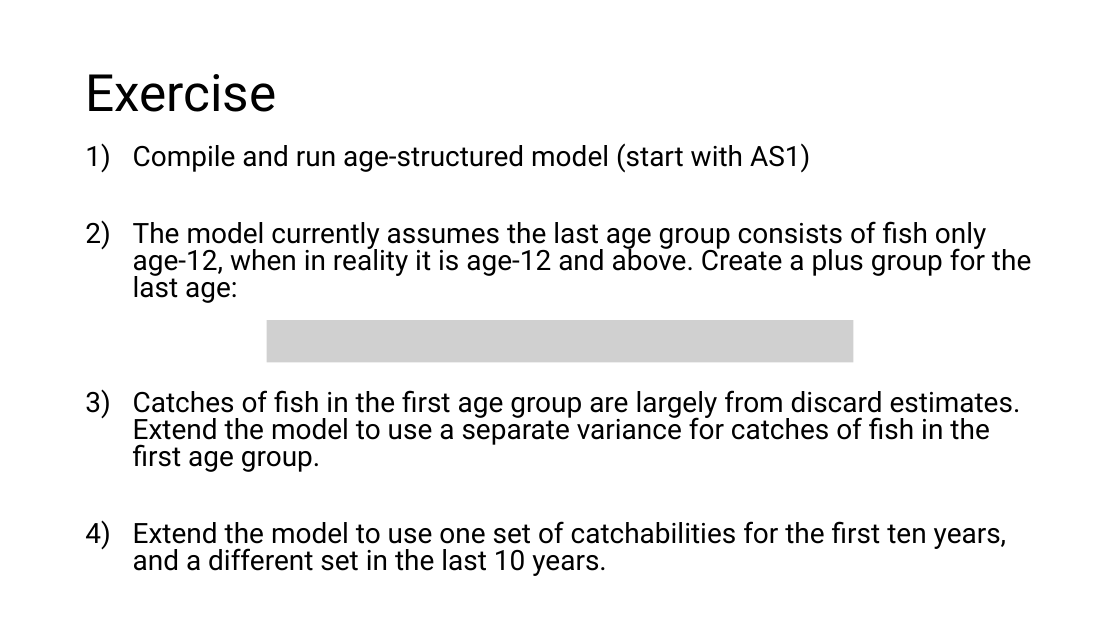
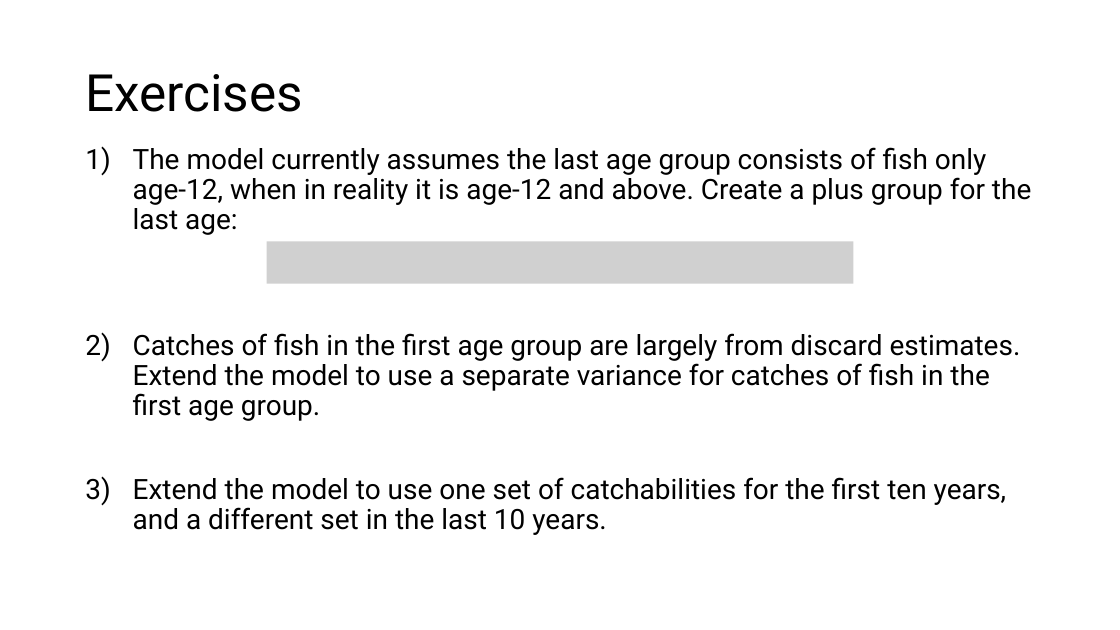
Before and after one commit to merrillrudd/ADMB_course, a slide deck: slide 8 of Day2/2b_Age-structured/Age-structured models.pptx. Drawn at 1120x630 pixels with LibreOffice and Linux fonts; fonts in the diff are those of the drawing; grey boxes stand for pictures. Boxes give left, top, right and bottom in pixels: in the first picture for what was removed or moved away, otherwise in the second. Text is boxed around its words. In the diff, an @@ line names an element or a change of style, - is before the commit and + after.

```diff
--- a/Day2/2b_Age-structured/Age-structured models.pptx
+++ b/Day2/2b_Age-structured/Age-structured models.pptx
@@ title at [85, 74, 303, 112]: text changed @@
-Exercise
+Exercises
@@ text "The model currently assumes the ..." at [133, 147, 1031, 535]: line spacing 0.8 to 0.9 @@
@@ text at [133, 143, 810, 173]: paragraph removed @@
-1) Compile and run age-structured model (start with AS1)
@@ picture added at [266, 241, 853, 283] @@
@@ picture removed at [266, 320, 853, 362] @@
```
Also in this commit, not shown: 2 other slides changed, 4 slides added, 4 slides removed, 20 other files.
